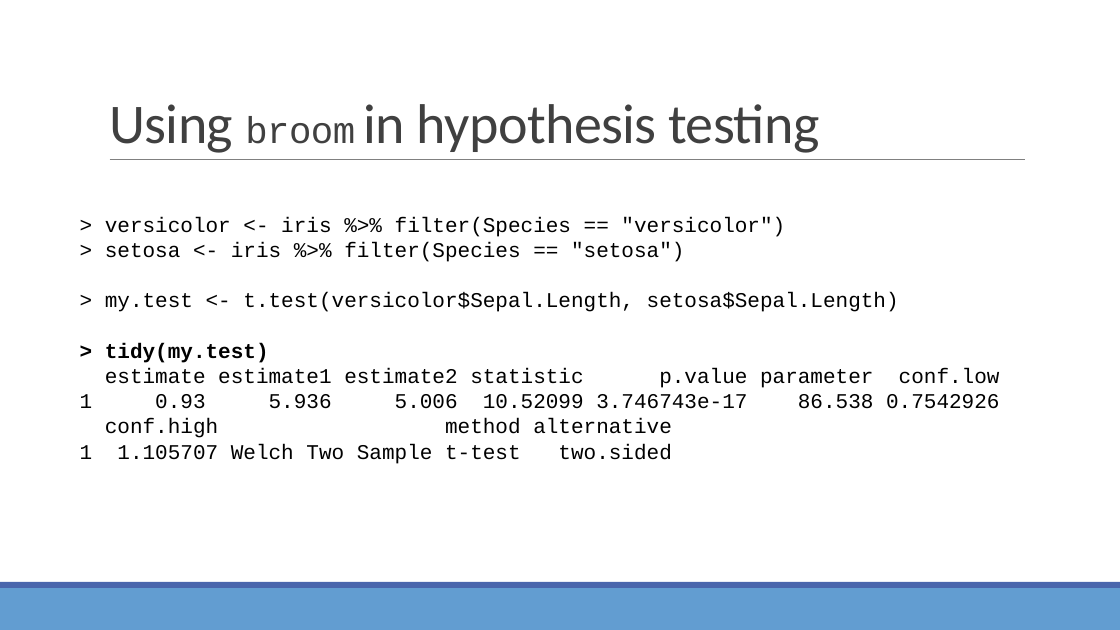
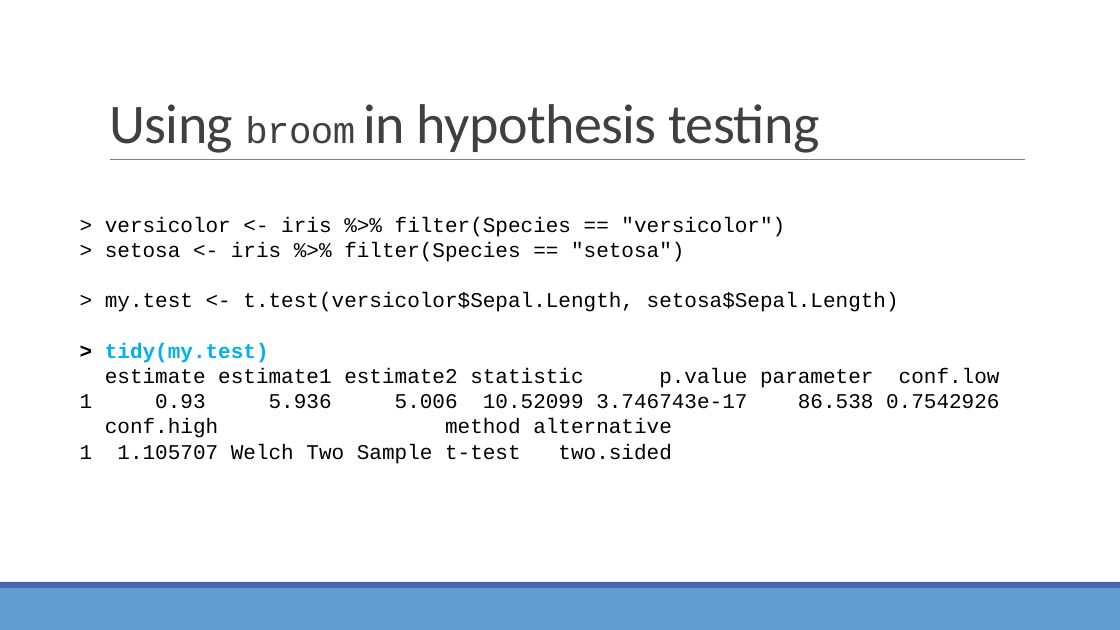
Before and after one commit to sjspielman/bio5312_fall2017, a slide deck: slide 22 of slides/day8_resampling_multtesting.pptx. Drawn at 1120x630 pixels with LibreOffice and Linux fonts; fonts in the diff are those of the drawing. Boxes give left, top, right and bottom in pixels: in the first picture for what was removed or moved away, otherwise in the second. Text is boxed around its words. In the diff, an @@ line names an element or a change of style, - is before the commit and + after.

```diff
--- a/slides/day8_resampling_multtesting.pptx
+++ b/slides/day8_resampling_multtesting.pptx
@@ text at <box>105,343,269,363</box>: text colour #000000 to #00B0F0 in "tidy(my.test)" @@
```
Also in this commit, not shown: 6 other slides changed, 2 slides added, 10 other files.
